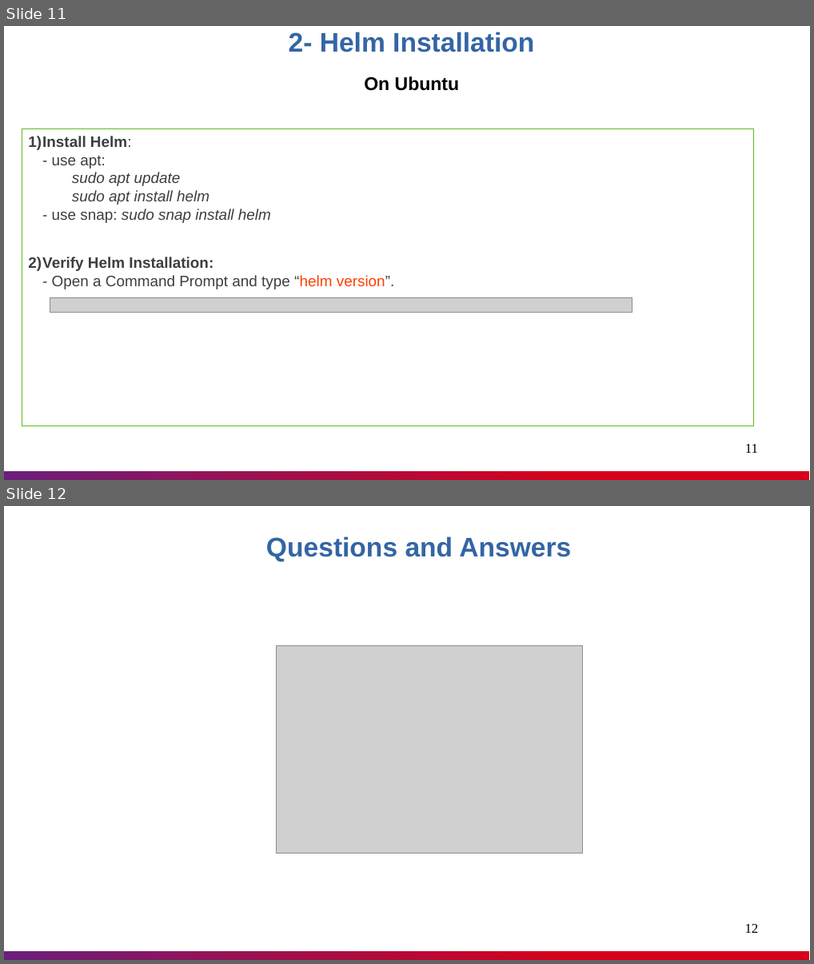
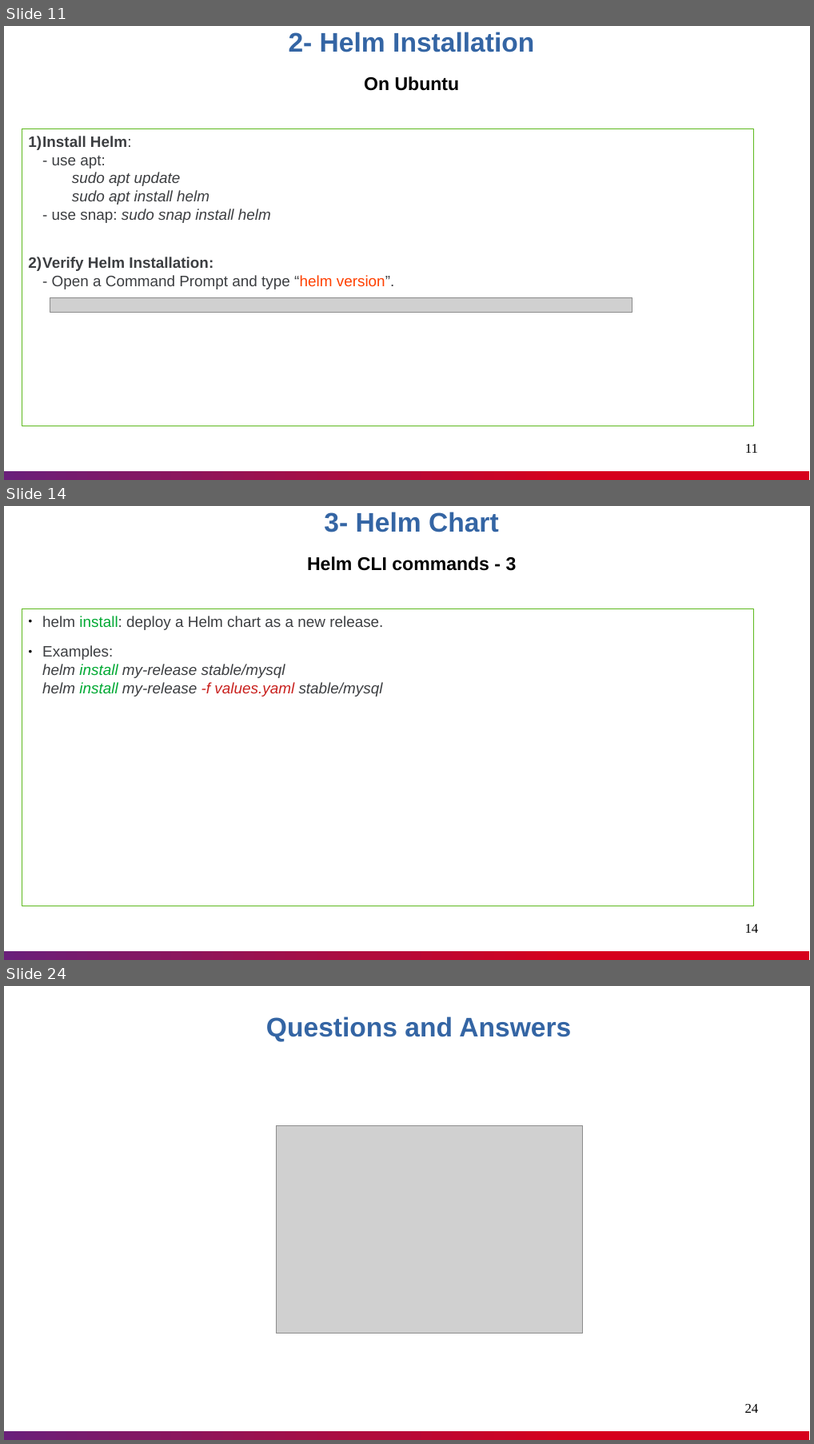
Before and after one commit to nashtech-garage/azure-devops-ci-cd, a slide deck: helm/documents/Helm_Knowledge_Sharing.pptx. Shown one above the other, each under a label of ours: slides 11 and 12 before the commit, slides 11, 14 and 24 after it; the slides between them are not shown. The pictures are 814x964 and 814x1444 pixels, drawn with LibreOffice and Linux fonts; fonts in the diff are those of the drawing; grey boxes stand for pictures. Boxes give left, top, right and bottom in pixels: in the first picture for what was removed or moved away, otherwise in the second. Text is boxed around its words. In the diff, an @@ line names an element or a change of style, - is before the commit and + after.

Commit message:
Helm: update presentation file

```diff
--- a/helm/documents/Helm_Knowledge_Sharing.pptx
+++ b/helm/documents/Helm_Knowledge_Sharing.pptx
@@ slide 14 added at (4, 506, 810, 960), background #FFFFFF; not listed: 1 template element that a slide beside it also shows @@
@@ text added at (307, 512, 517, 571), 22 pt, text #000000, bold @@
+3- Helm Chart
+Helm CLI commands - 3
@@ rectangle added at (22, 609, 754, 905), outline #5EB91E 0.51 pt, 18 pt, text #3C3E41, italic @@
+● helm install: deploy a Helm chart as a new release.
+● Examples:
+  helm install my-release stable/mysql
+  helm install my-release -f values.yaml stable/mysql
@@ page number added at (746, 924, 759, 932), 16 pt, text #000000 @@
+14
@@ what was slide 12 is now slide 24 @@
@@ page number at (746, 1404, 759, 1412): text changed @@
-12
+24
```
Also in this commit, not shown: 2 slides changed, 12 other slides added, 1 slide removed.
